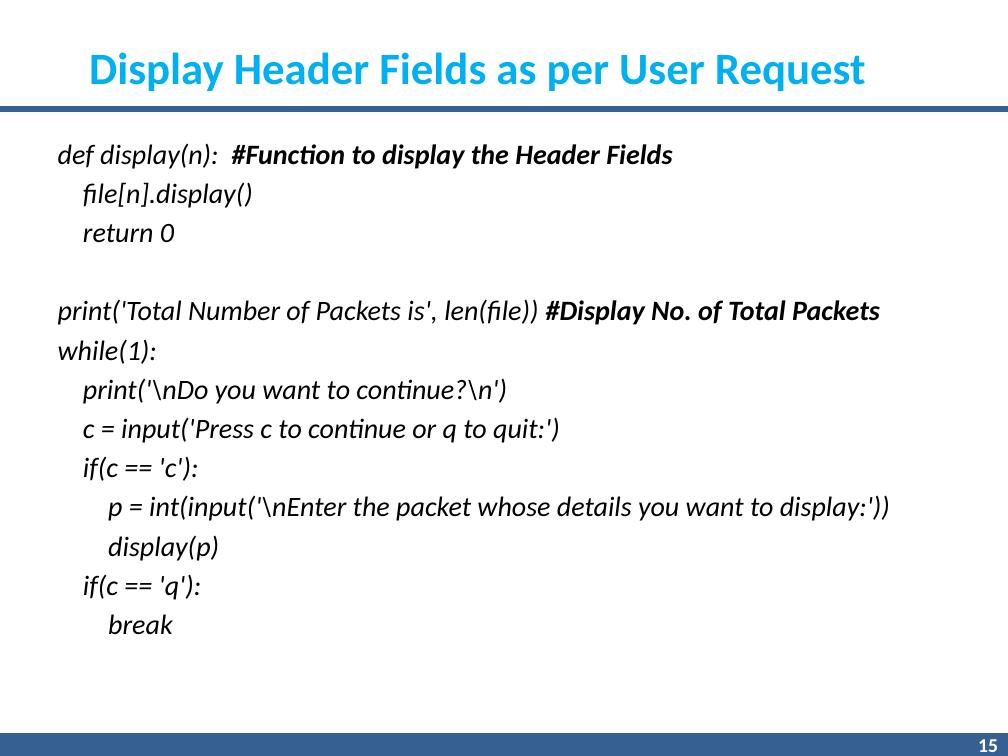
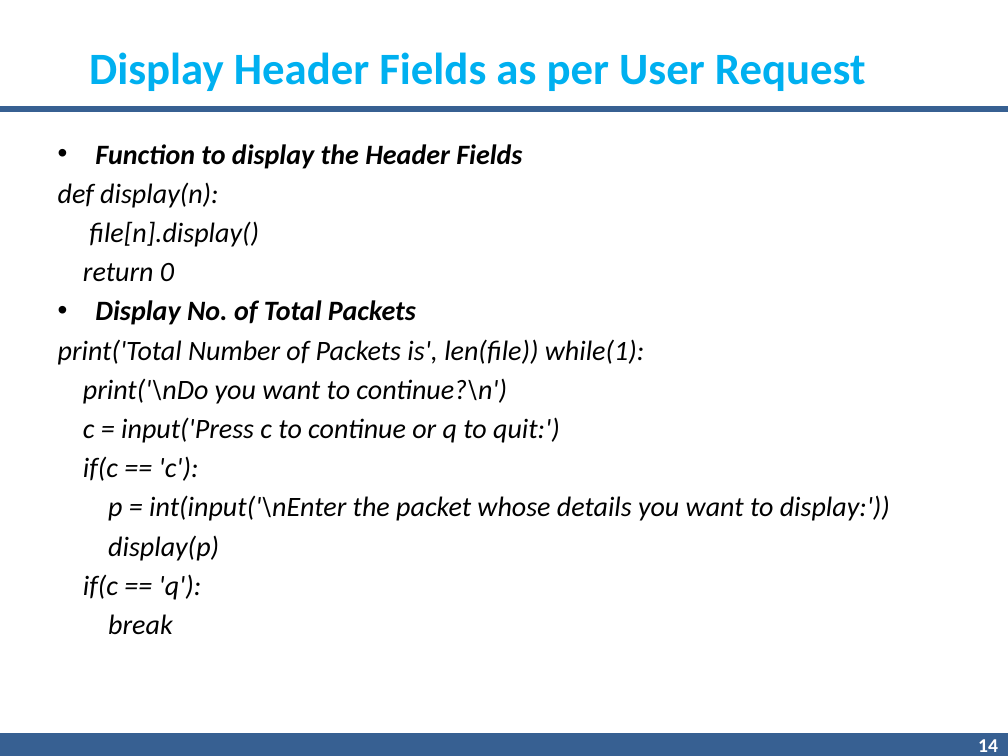
Before and after one commit to gnnain/Pcap_Reader, a slide deck: slide 14 of 7.pptx (slide 15 before the commit). Drawn at 1008x756 pixels with LibreOffice and Linux fonts; fonts in the diff are those of the drawing; background and template pictures are left out. Boxes give left, top, right and bottom in pixels: in the first picture for what was removed or moved away, otherwise in the second. Text is boxed around its words. In the diff, an @@ line names an element or a change of style, - is before the commit and + after.

```diff
--- a/7.pptx
+++ b/7.pptx
@@ text at <box>58,144,522,208</box>: text changed @@
-def display(n): #Function to display the Header Fields
+• Function to display the Header Fields
+def display(n):
@@ text at <box>58,300,644,365</box>: text changed @@
-print('Total Number of Packets is', len(file)) #Display No. of Total Packets
-while(1):
+• Display No. of Total Packets
+print('Total Number of Packets is', len(file)) while(1):
@@ page number at <box>978,739,998,752</box>: text changed @@
-15
+14
```
Also in this commit, not shown: 12 other slides changed, 2 slides added, 2 slides removed.
